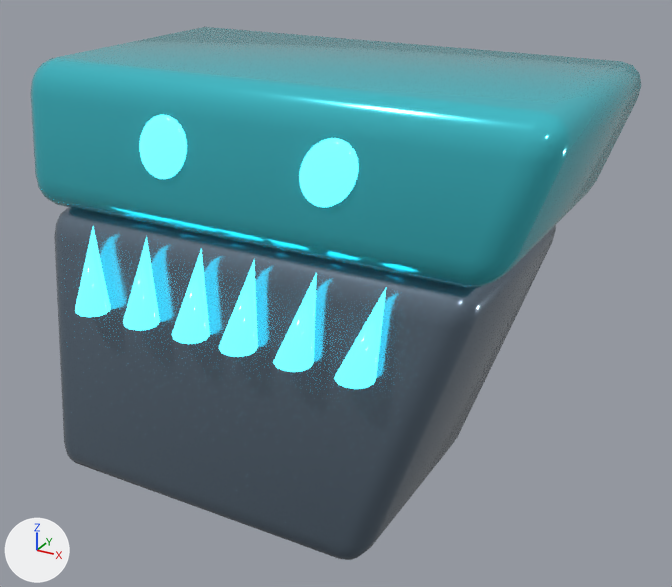
What one commit did to the glTF model public/models/pets/mimic_v4.glb.
Before and after are seen from a camera (50 mm lens) standing at (1.64, -2.66, 1.29) and looking at (0.17, 0.01, -0.04). The axes (+X, +Y, +Z) are drawn at lower left. The lights are the same throughout. The picture after the commit comes second. Where no turn or scale is listed for an object, it has been applied to the vertices. Vertices at exactly the same position are counted once.

Names of what the first picture shows: 'CHEST_PRIMARY', 'EYE_EMISSIVE', 'EYE_EMISSIVE.001', 'LID_ACCENT', 'TOOTH_EMISSIVE', 'TOOTH_EMISSIVE.001', 'TOOTH_EMISSIVE.002', 'TOOTH_EMISSIVE.003', 'TOOTH_EMISSIVE.004', 'TOOTH_EMISSIVE.005'.
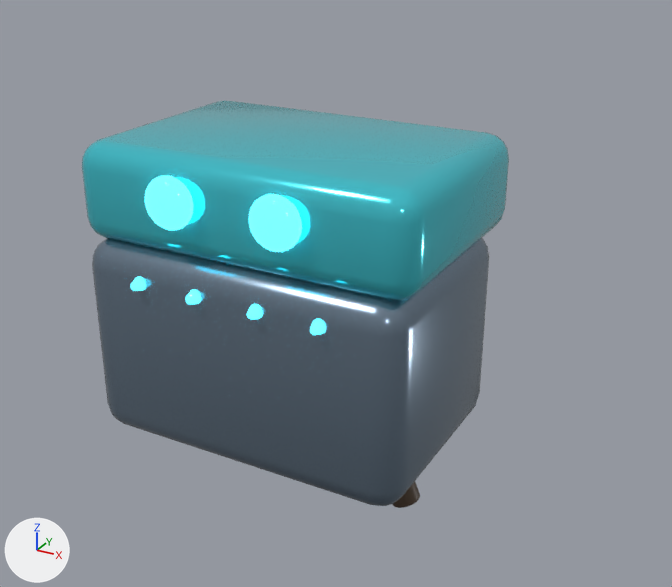
What changed in the scene script:
```text
Change me_sphere_709:
    remove me_sphere_709.from_pydata(...)  # 266 vertices, 528 faces; spans x 0.03..0.218, y 0.034..0.12, z -0.023..0.186
    add me_sphere_709.from_pydata(...)  # 266 vertices, 528 faces; spans x -0.09..0.09, y -0.05..0.05, z -0.09..0.09
    me_sphere_709 part 1: the whole mesh is multiplied about its middle by the matrix ((0.973, 0.0, -0.175), (0.0, 1.163, 0.0), (0.0, 0.0, 0.862)), then moved by (-0.123, -0.077, -0.082)
Change me_sphere_710:
    remove me_sphere_710.from_pydata(...)  # 266 vertices, 528 faces; spans x 0.043..0.236, y 0.034..0.12, z -0.023..0.186
    add me_sphere_710.from_pydata(...)  # 266 vertices, 528 faces; spans x -0.09..0.09, y -0.05..0.05, z -0.09..0.09
    me_sphere_710 part 2: the whole mesh is multiplied about its middle by the matrix ((0.973, 0.0, -0.256), (0.0, 1.163, 0.0), (0.0, 0.0, 0.862)), then moved by (-0.139, -0.077, -0.082)
Remove ob_chest_primary:
    ob_chest_primary = bpy.data.objects.new('CHEST_PRIMARY', me_cube_266)
Remove ob_lid_accent:
    ob_lid_accent = bpy.data.objects.new('LID_ACCENT', me_cube_267)
Remove ob_tooth_emissive:
    ob_tooth_emissive = bpy.data.objects.new('TOOTH_EMISSIVE', me_cone_575)
Remove ob_tooth_emissive_001:
    ob_tooth_emissive_001 = bpy.data.objects.new('TOOTH_EMISSIVE.001', me_cone_576)
Remove ob_tooth_emissive_002:
    ob_tooth_emissive_002 = bpy.data.objects.new('TOOTH_EMISSIVE.002', me_cone_577)
Remove ob_tooth_emissive_003:
    ob_tooth_emissive_003 = bpy.data.objects.new('TOOTH_EMISSIVE.003', me_cone_578)
Remove ob_tooth_emissive_004:
    ob_tooth_emissive_004 = bpy.data.objects.new('TOOTH_EMISSIVE.004', me_cone_579)
Remove ob_tooth_emissive_005:
    ob_tooth_emissive_005 = bpy.data.objects.new('TOOTH_EMISSIVE.005', me_cone_580)
Add ob_eye_emissive_003:
    ob_eye_emissive_003 = bpy.data.objects.new('EYE_EMISSIVE.003', me_sphere_839)  # a UV sphere (24 segments, 12 rings, poles along z) spanning x -0.09..0.09, y -0.05..0.05, z -0.09..0.09; in mat_deep_emissive (cyan #307c8b, glowing cyan #50edff)
    ob_eye_emissive_003.location = (0.2, -0.42, 0.36)
Add ob_eye_emissive_002:
    ob_eye_emissive_002 = bpy.data.objects.new('EYE_EMISSIVE.002', me_sphere_838)  # a UV sphere (24 segments, 12 rings, poles along z) spanning x -0.09..0.09, y -0.05..0.05, z -0.09..0.09; in mat_deep_emissive (cyan #307c8b, glowing cyan #50edff)
    ob_eye_emissive_002.location = (-0.2, -0.42, 0.36)
Add ob_chestling_leg_secondary_001:
    ob_chestling_leg_secondary_001 = bpy.data.objects.new('CHESTLING_LEG_SECONDARY.001', me_cylinder_667)  # 192 vertices, 380 faces; spans x -0.113..0.113, y -0.055..0.055, z -0.178..0.178; in mat_deep_secondary (brown #4d3c2c)
    ob_chestling_leg_secondary_001.location = (0.415, 0.0, -0.66)
Add ob_chestling_tooth_emissive_003:
    ob_chestling_tooth_emissive_003 = bpy.data.objects.new('CHESTLING_TOOTH_EMISSIVE.003', me_cone_280)  # 160 vertices, 316 faces; spans x -0.0413..0.0413, y -0.0142..0.11, z -0.0419..0.0419; in mat_deep_emissive (cyan #307c8b, glowing cyan #50edff)
    ob_chestling_tooth_emissive_003.location = (0.35, -0.44, 0.05)
Add ob_chestling_tooth_emissive_002:
    ob_chestling_tooth_emissive_002 = bpy.data.objects.new('CHESTLING_TOOTH_EMISSIVE.002', me_cone_280.copy())
    ob_chestling_tooth_emissive_002.location = (0.12, -0.44, 0.05)
Add ob_chestling_tooth_emissive_001:
    ob_chestling_tooth_emissive_001 = bpy.data.objects.new('CHESTLING_TOOTH_EMISSIVE.001', me_cone_280.copy())
    ob_chestling_tooth_emissive_001.location = (-0.12, -0.44, 0.05)
Add ob_chestling_tooth_emissive:
    ob_chestling_tooth_emissive = bpy.data.objects.new('CHESTLING_TOOTH_EMISSIVE', me_cone_280.copy())
    ob_chestling_tooth_emissive.location = (-0.35, -0.44, 0.05)
Add ob_chestling_lid_accent:
    ob_chestling_lid_accent = bpy.data.objects.new('CHESTLING_LID_ACCENT', me_cube_202)  # 152 vertices, 300 faces; spans x -0.64..0.64, y -0.44..0.44, z -0.18..0.18; in mat_deep_accent (cyan #50ddeb)
    ob_chestling_lid_accent.location = (0.0, 0.05, 0.32)
Add ob_chestling_body_primary:
    ob_chestling_body_primary = bpy.data.objects.new('CHESTLING_BODY_PRIMARY', me_cube_201)  # 152 vertices, 300 faces; spans x -0.62..0.62, y -0.42..0.42, z -0.38..0.38; in mat_deep_primary (greyish blue #8497aa)
    ob_chestling_body_primary.location = (0.0, 0.0, -0.22)
```

Where the change shows, as pixel boxes (x1, y1, x2, y2) in the pictures (672 x 587 px; the box of a moved part takes in the faces that stretch with it):
'LID_ACCENT', deleted (cyan): before (31, 27, 641, 288)
'CHEST_PRIMARY', deleted: before (54, 207, 556, 560)
'CHESTLING_BODY_PRIMARY', added: after (92, 238, 489, 506)
'CHESTLING_LID_ACCENT', added (cyan): after (82, 101, 509, 301)
'EYE_EMISSIVE', reshaped (14% shorter): before (139, 115, 187, 179); after (145, 176, 193, 231)
'TOOTH_EMISSIVE.005', deleted (cyan): before (334, 288, 386, 389)
'TOOTH_EMISSIVE.004', deleted (cyan): before (273, 272, 317, 372)
'TOOTH_EMISSIVE.003', deleted (cyan): before (219, 260, 258, 357)
'TOOTH_EMISSIVE.002', deleted (cyan): before (172, 248, 210, 344)
'TOOTH_EMISSIVE.001', deleted (cyan): before (123, 237, 160, 331)
'EYE_EMISSIVE.003', added (cyan): after (249, 194, 302, 252)
'TOOTH_EMISSIVE', deleted (cyan): before (75, 227, 111, 317)
'EYE_EMISSIVE.002', added (cyan): after (145, 175, 193, 230)
'CHESTLING_LEG_SECONDARY.001', added: after (393, 481, 420, 508)
'CHESTLING_TOOTH_EMISSIVE.003', added: after (310, 318, 326, 335)
'CHESTLING_TOOTH_EMISSIVE.002', added (mostly hidden): after (246, 304, 263, 320)
'CHESTLING_TOOTH_EMISSIVE.001', added (mostly hidden): after (185, 289, 201, 305)
'CHESTLING_TOOTH_EMISSIVE', added (mostly hidden): after (130, 276, 146, 291)
part 2 of me_sphere_710, moved or reshaped: before (299, 138, 359, 207); after (249, 194, 300, 252)
